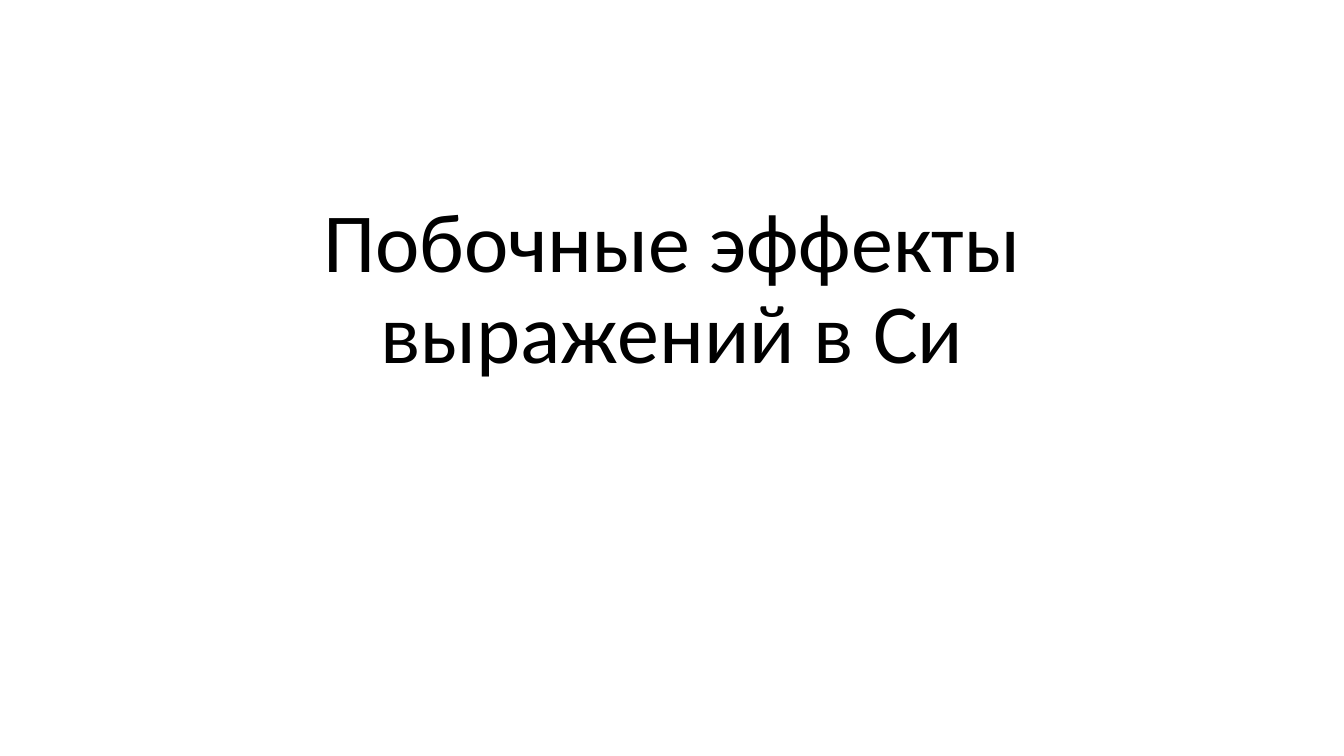
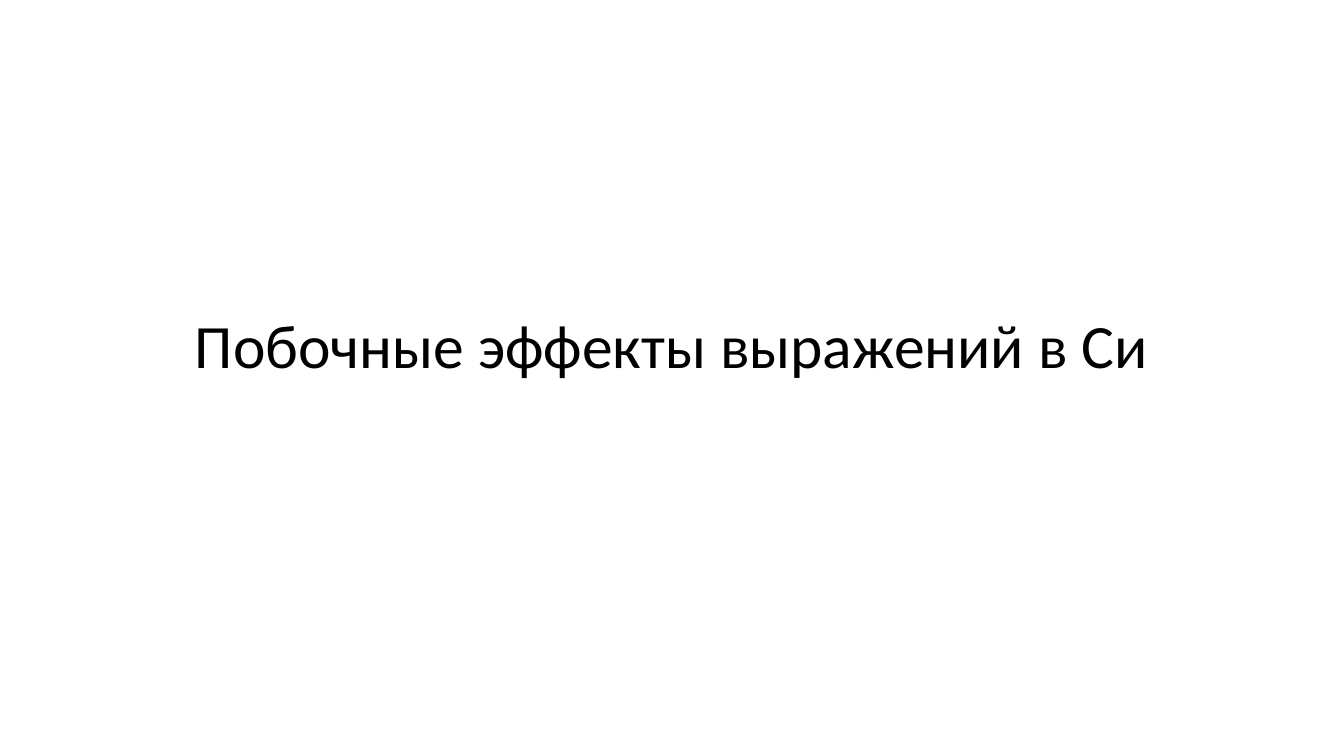
Before and after one commit to Evgueni-Petrov-aka-espetrov/Algorithms-and-Programming-in-C-pptx, a slide deck: slide 1 of 004 Побочные эффекты выражений в Си.pptx. Drawn at 1344x756 pixels with LibreOffice and Linux fonts; fonts in the diff are those of the drawing. Boxes give left, top, right and bottom in pixels: in the first picture for what was removed or moved away, otherwise in the second. Text is boxed around its words. In the diff, an @@ line names an element or a change of style, - is before the commit and + after.

```diff
--- a/004 Побочные эффекты выражений в Си.pptx
+++ b/004 Побочные эффекты выражений в Си.pptx
@@ title "Побочные эффекты выражений в Си" at bbox=[195, 326, 1147, 378]: size 60 to 44 pt @@
```
Also in this commit, not shown: 15 other slides changed.
